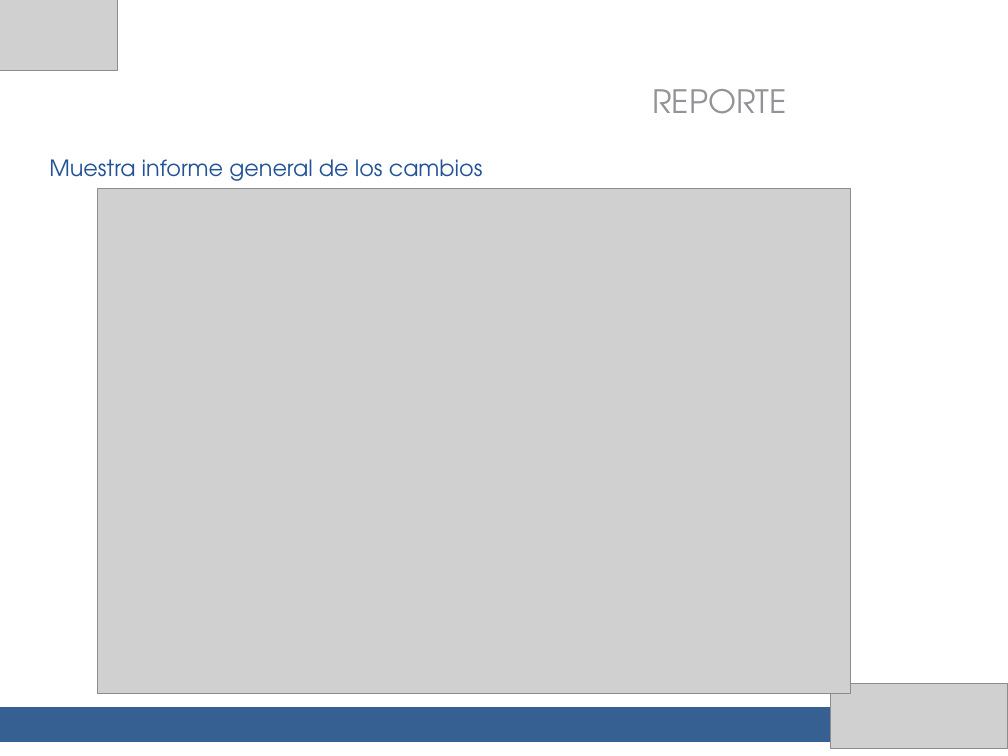
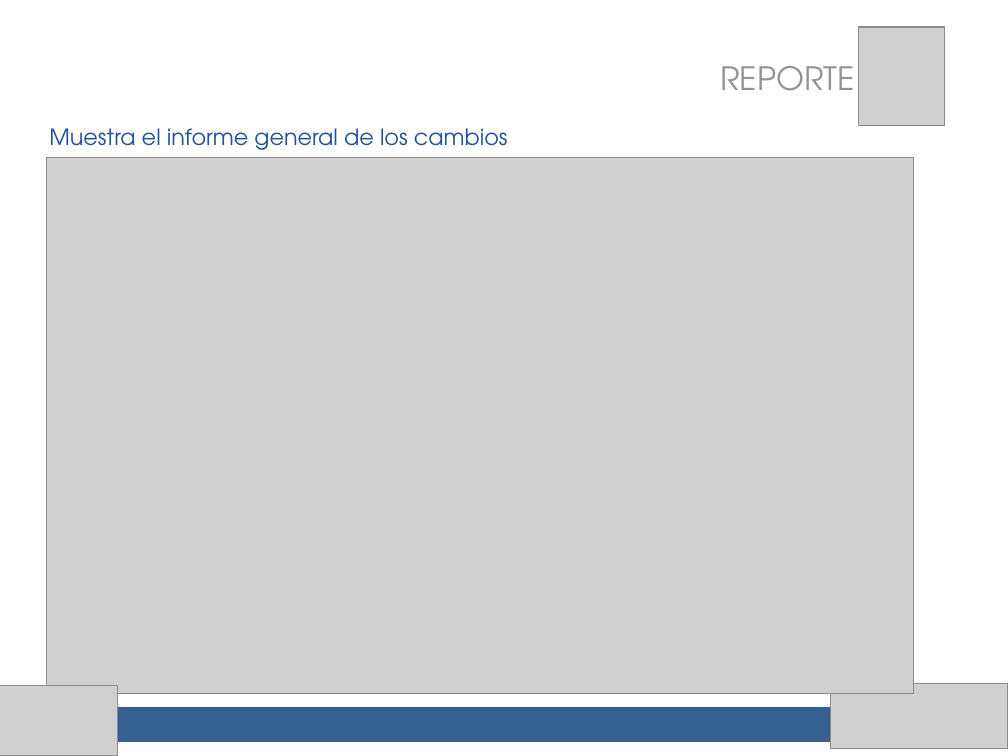
Before and after one commit to migreyes30/clinicaempresarial, a slide deck: slide 9 of presentacion final/Control de cambios.pptx (slide 10 before the commit). Drawn at 1008x756 pixels with LibreOffice and Linux fonts; fonts in the diff are those of the drawing; grey boxes stand for pictures. Boxes give left, top, right and bottom in pixels: in the first picture for what was removed or moved away, otherwise in the second. Text is boxed around its words. In the diff, an @@ line names an element or a change of style, - is before the commit and + after.

```diff
--- a/presentacion final/Control de cambios.pptx
+++ b/presentacion final/Control de cambios.pptx
@@ picture added at (859,27,946,126) @@
@@ text "REPORTE": place and size @@
-text "REPORTE" at (652,89,786,114)
+text "REPORTE" at (720,66,854,91)
@@ text at (49,128,508,150): text changed @@
-Muestra informe general de los cambios
+Muestra el informe general de los cambios
@@ picture: place and size @@
-picture at (98,188,851,694)
+picture at (46,157,913,694)
@@ picture: place and size @@
-picture at (0,0,118,71)
+picture at (0,685,118,756)
```
Also in this commit, not shown: 19 other slides changed, 7 slides added, 7 slides removed, 1 other file.
